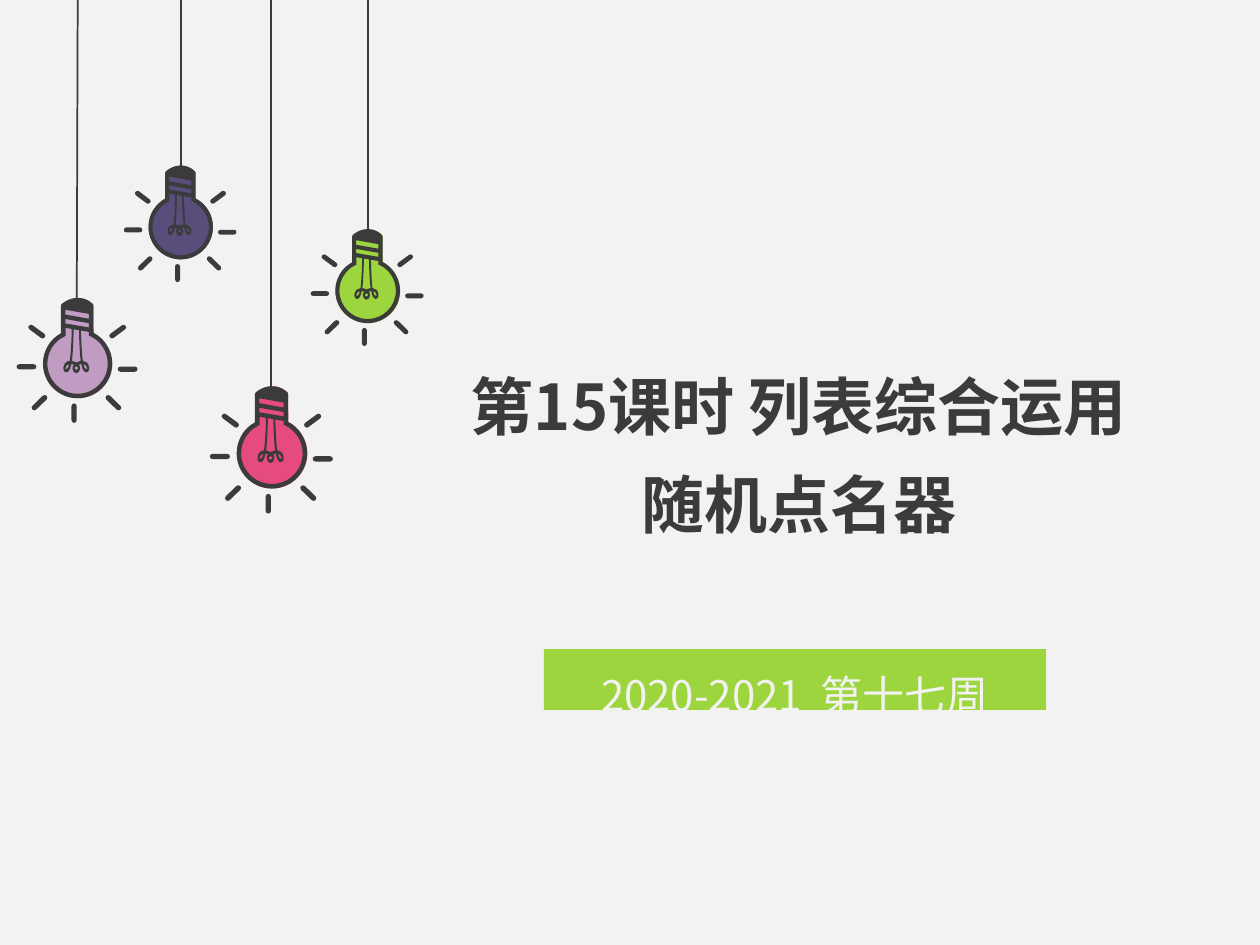
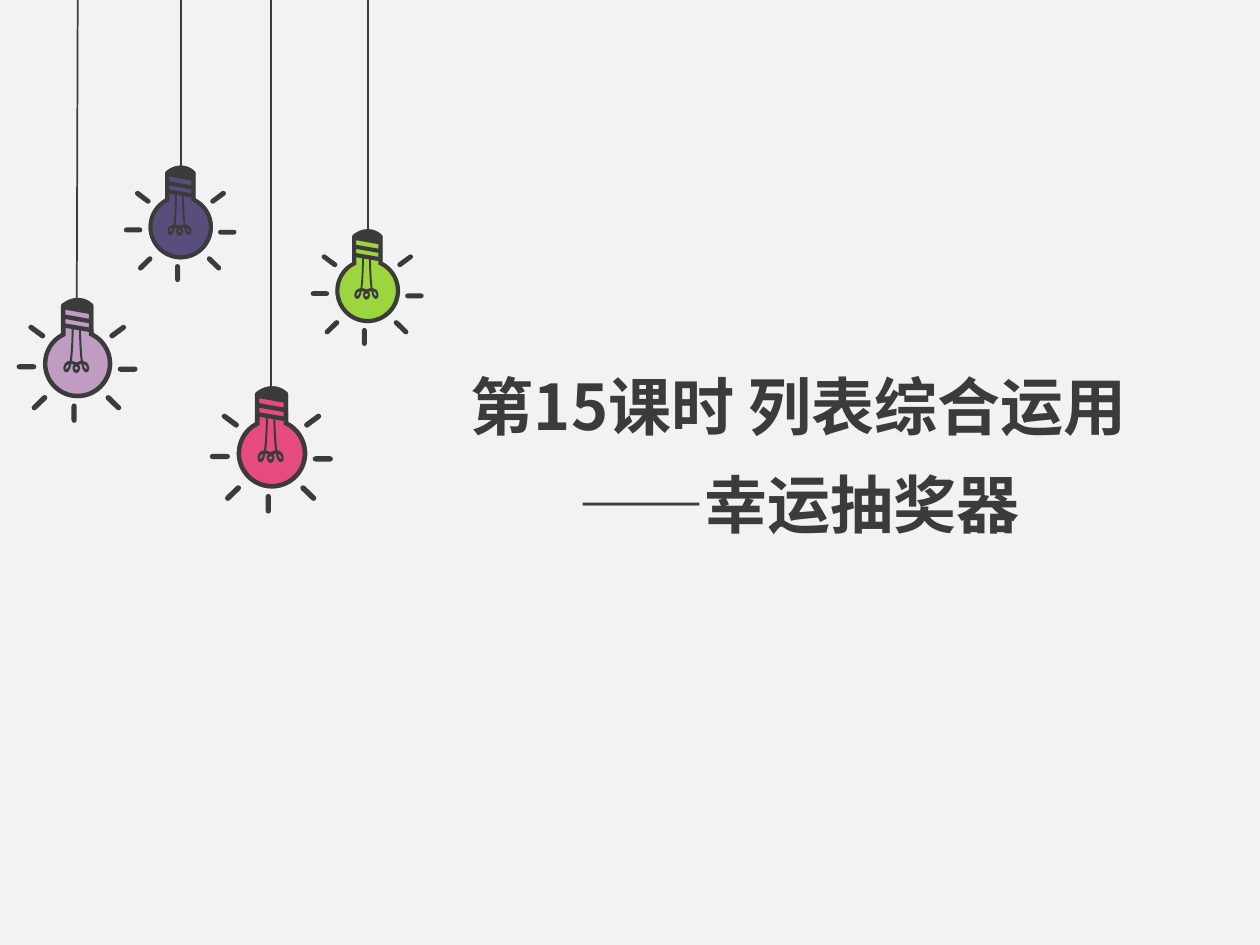
Before and after one commit to hongm32/2020design, a slide deck: slide 1 of 【第15-16课】数据与结构/【第15课】列表及其综合应用.pptx. Drawn at 1260x945 pixels with LibreOffice and Linux fonts; fonts in the diff are those of the drawing. Boxes give left, top, right and bottom in pixels: in the first picture for what was removed or moved away, otherwise in the second. Text is boxed around its words. In the diff, an @@ line names an element or a change of style, - is before the commit and + after.

```diff
--- a/【第15-16课】数据与结构/【第15课】列表及其综合应用.pptx
+++ b/【第15-16课】数据与结构/【第15课】列表及其综合应用.pptx
@@ text at [578, 474, 1019, 534]: text changed @@
-随机点名器
+——幸运抽奖器
@@ rectangle removed at [544, 649, 1047, 709] @@
-2020-2021 第十七周
```
Also in this commit, not shown: 2 other slides changed, 32 other files.
